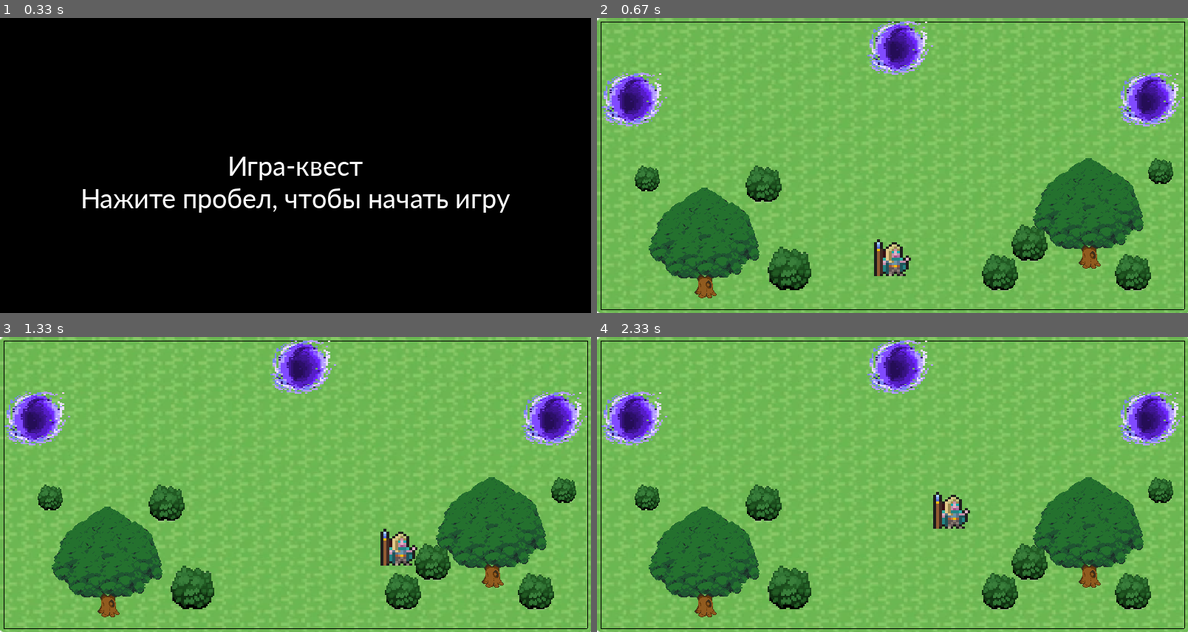
Above: before the commit, frames 1-4 (two rows, left to right).
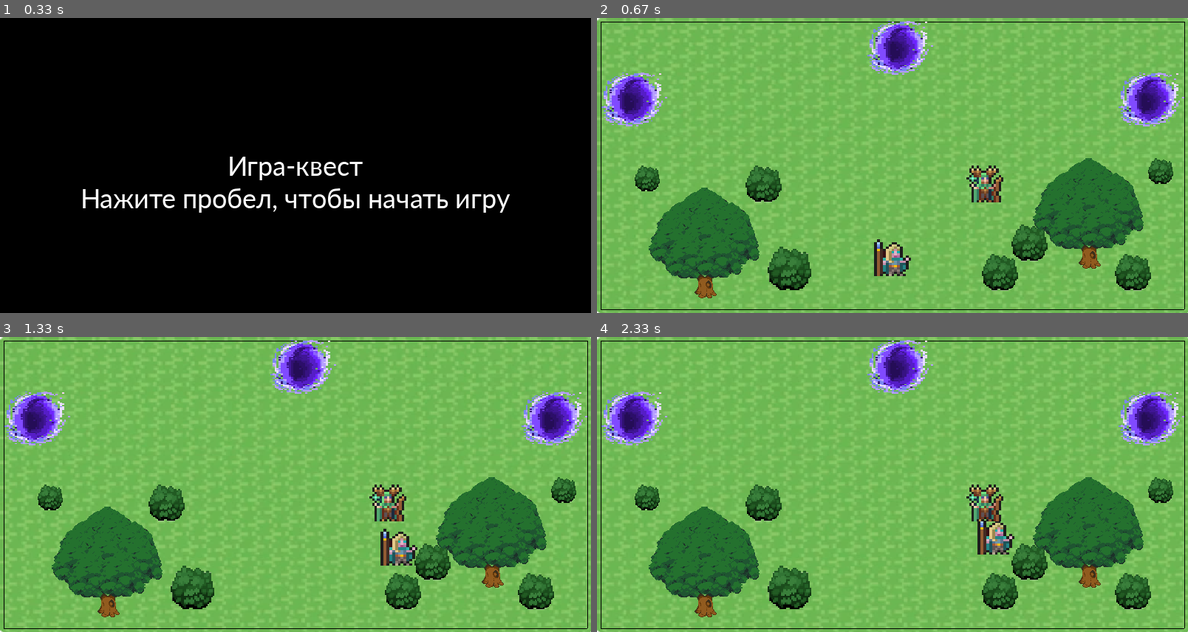
Above: after the commit, the same moments.

Repository: Daniil-Fuks/PyGame-quest
Game: pygame game, started from main.py
Two runs of this game, one before a commit and one after it. Both use one fixed random seed, a clock stepped at 60 frames per second and the inputs below.
Inputs:
- Up to frame 1 (0.33 s): no input
- Up to frame 2 (0.67 s): tap Space at 0.33 s
- Up to frame 3 (1.33 s): hold D 0.67-1.13 s; hold W from 1.17 s (still down)
- Up to frame 4 (2.33 s): release W at 1.47 s; hold D 1.5-1.97 s; hold A from 2 s (still down)

Frame 1 is identical in both runs. In frame 2, 0.6% of the frame differs, in the area x 62-69%, y 50-63%; in frame 3, 0.6%; in frame 4, 1.7%, in the area x 56-71%, y 50-74%.

Commit message:
Add npc_1

Diff:
--- a/main.py
+++ b/main.py
@@ -16,6 +16,7 @@
 portal_3 = pygame.sprite.Group()
 player_sprite = pygame.sprite.Group()
 current_level = "start_menu"
+npc_group = pygame.sprite.Group()
 
 
 def load_image(name, colorkey=None):
@@ -55,7 +56,7 @@
             self.vy = 0
         if pygame.sprite.spritecollideany(self, vertical_borders):
             self.vx = 0
-        if pygame.sprite.spritecollideany(self, trees):
+        if pygame.sprite.spritecollideany(self, trees) or pygame.sprite.spritecollideany(self, npc_group):
             self.vx = 0
             self.vy = 0
         if pygame.sprite.spritecollideany(self, portal_1):
@@ -69,6 +70,16 @@
             game_state = 'level_1_3'
 
 
+class First_npc(pygame.sprite.Sprite):
+    def __init__(self, s1, s2, x, y):
+        super().__init__(player_sprite)
+        self.image = load_image("First npc.png")
+        self.image = pygame.transform.scale(self.image, (s1, s2))
+        self.rect = self.image.get_rect()
+        self.rect.x = x
+        self.rect.y = y
+
+
 class Border(pygame.sprite.Sprite):
     def __init__(self, x1, y1, x2, y2):
         super().__init__(all_sprites)
@@ -123,6 +134,7 @@
     clock = pygame.time.Clock()
     player = Player(50, 50, 375, 300)
     player_sprite.add(player)
+    npc_1 = First_npc(50, 50, 500, 200)
     Border(5, 5, width - 5, 5)
     Border(5, height - 5, width - 5, height - 5)
     Border(5, 5, 5, height - 5)
@@ -146,6 +158,8 @@
     trees.add(tree)
     all_sprites.add(tree2)
     trees.add(tree2)
+    all_sprites.add(npc_1)
+    npc_group.add(npc_1)
 
     while running:
         for event in pygame.event.get():
Binary file added: data/First npc.png
